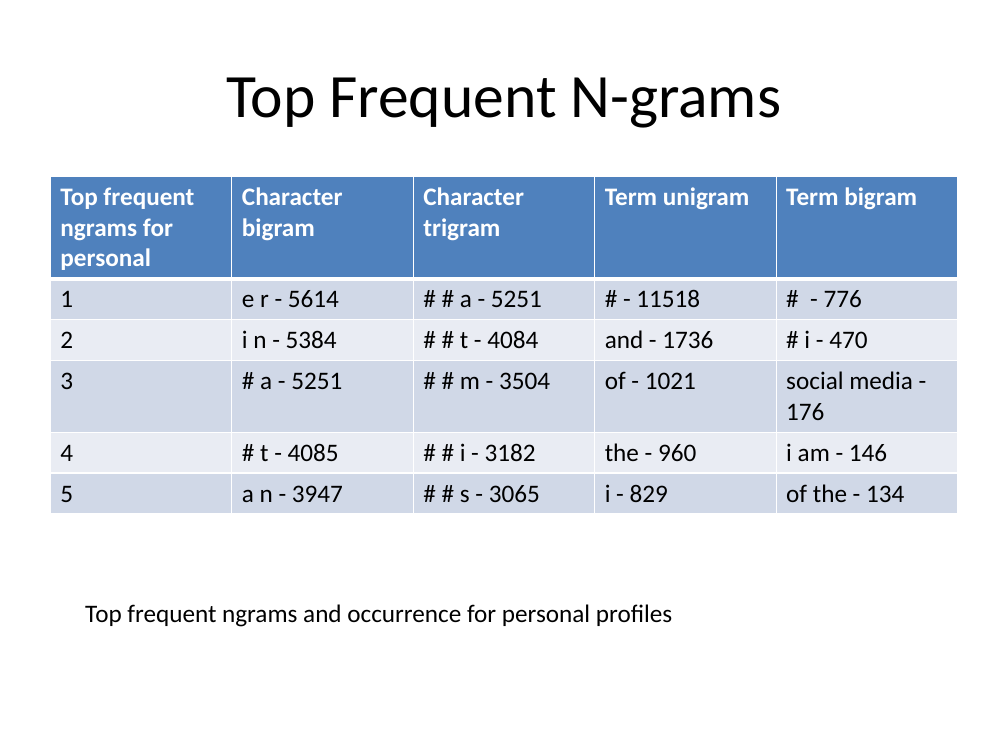
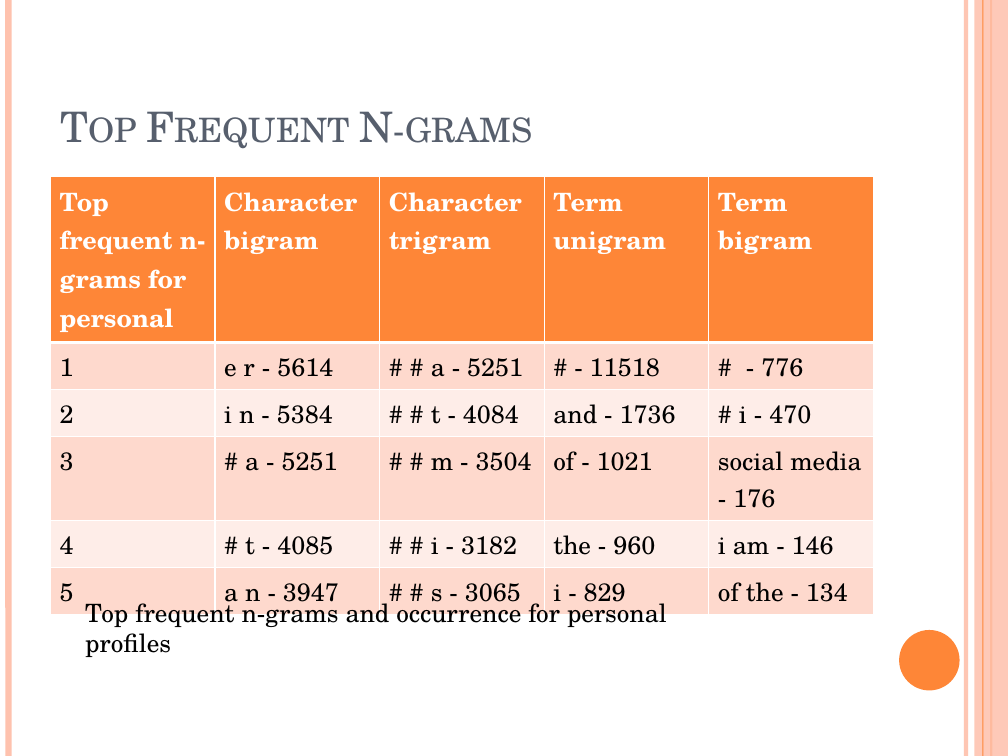
Before and after one commit to ttang10/Organization_Detection_ML, a slide deck: slide 13 of Organization Detection.pptx. Drawn at 1008x756 pixels with LibreOffice and Linux fonts; fonts in the diff are those of the drawing. Boxes give left, top, right and bottom in pixels: in the first picture for what was removed or moved away, otherwise in the second. Text is boxed around its words. In the diff, an @@ line names an element or a change of style, - is before the commit and + after.

```diff
--- a/Organization Detection.pptx
+++ b/Organization Detection.pptx
@@ line added from (8, 0) to (8, 756), #FEC3AE 4.5 pt @@
@@ line added from (966, 0) to (966, 756), #FEC3AE 3 pt @@
@@ rectangle added at (975, 0, 1008, 756), fill #FEC3AE at 87% opacity @@
@@ line added from (983, 0) to (983, 756), #FE8637 0.75 pt @@
@@ line added from (991, 0) to (991, 756), #FE8637 1.5 pt @@
@@ title "Top Frequent N-grams" at (360, 111, 533, 143): size 44 to 30 pt, font Calibri to TeX Gyre Schola, text colour #000000 to #575F6D, small capitals on; alignment centre to left; vertical alignment middle to bottom @@
@@ table at (50, 176, 872, 613) @@
-row 1, column 1: Top frequent ngrams for personal
+row 1, column 1: Top frequent n-grams for personal
@@ fill #4F81BD to #FE8637 in row 1 @@
@@ fill #D0D8E8 to #FFD9CE in 15 cells @@
@@ fill #E9EDF4 to #FFEDE8 in 10 cells @@
@@ font Calibri to TeX Gyre Schola in "Character bigram", "Character trigram", "Term unigram", "Term bigram" and 25 more places @@
@@ table: place and size @@
-table at (50, 176, 958, 511)
+table at (50, 176, 872, 613)
@@ text at (85, 597, 667, 657): text changed; font Calibri to TeX Gyre Schola @@
-Top frequent ngrams and occurrence for personal profiles
+Top frequent n-grams and occurrence for personal profiles
@@ ellipse added at (899, 630, 960, 690), fill #FE8637 @@
```
Also in this commit, not shown: 19 other slides changed, 2 slides added.
